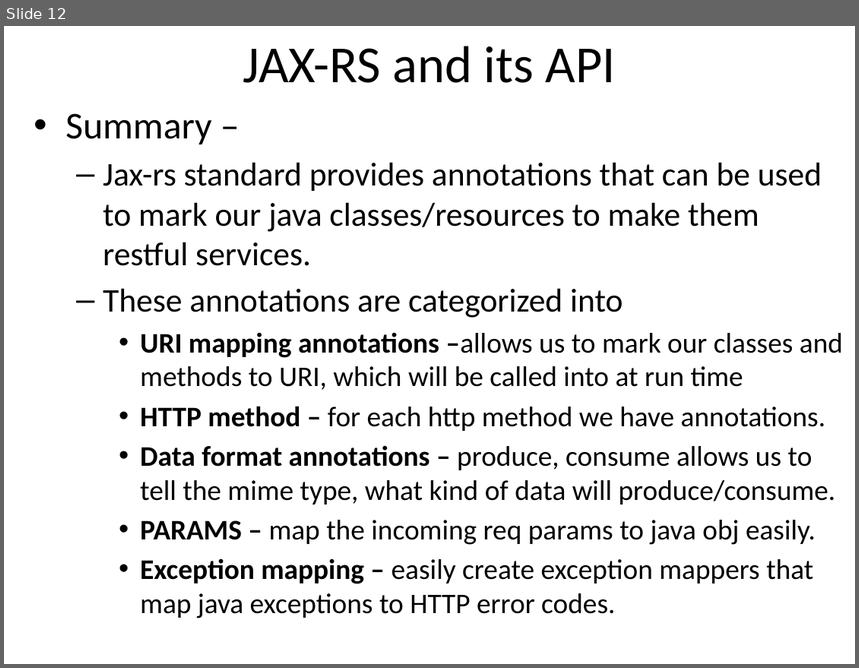
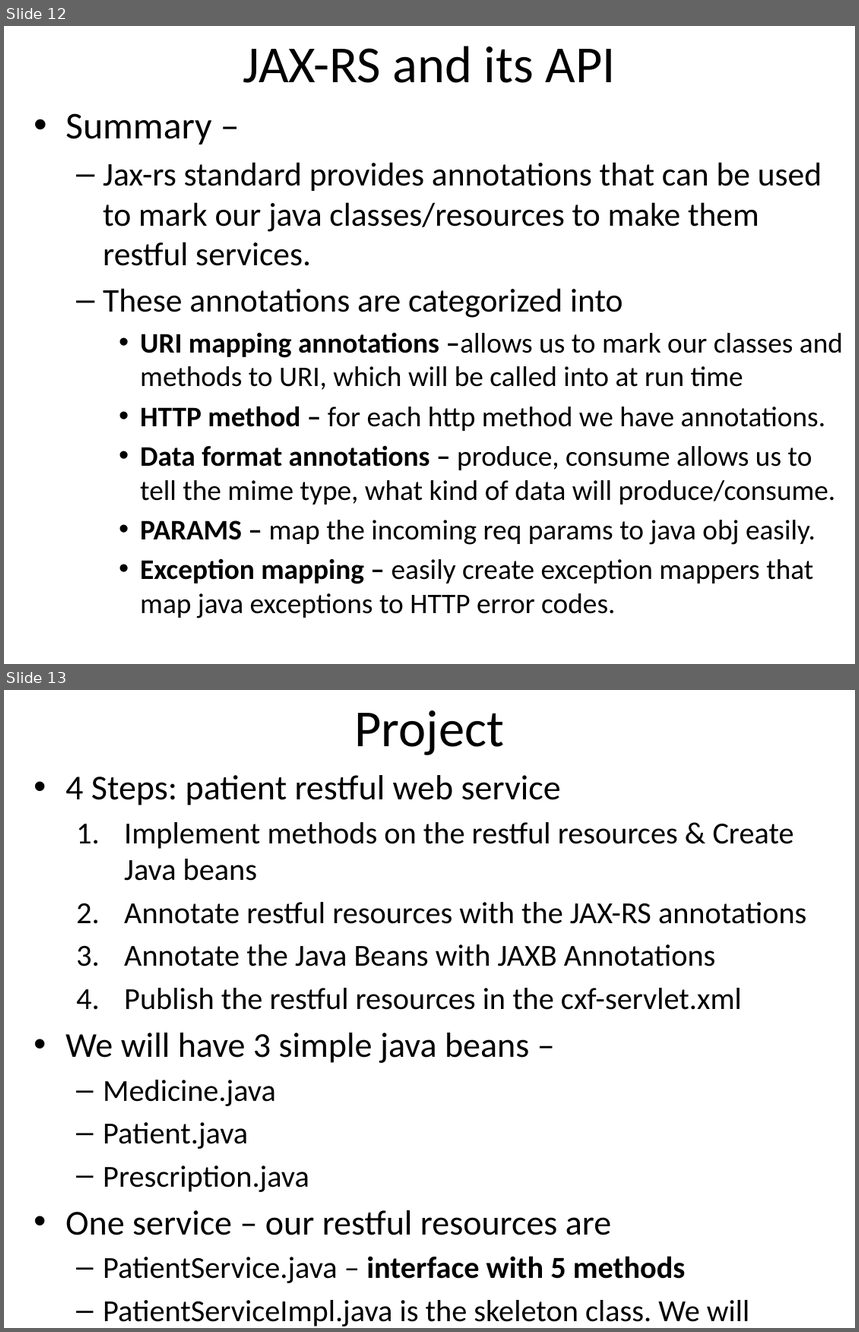
Before and after one commit to email2dorababu/SCALA_Reading, a slide deck: REST/REST_UDEMY_Section14_Implementation.pptx. Shown one above the other, each under a label of ours: slide 12 before the commit, slides 12 and 13 after it. The pictures are 859x668 and 859x1332 pixels, drawn with LibreOffice and Linux fonts; fonts in the diff are those of the drawing. Boxes give left, top, right and bottom in pixels: in the first picture for what was removed or moved away, otherwise in the second. Text is boxed around its words. In the diff, an @@ line names an element or a change of style, - is before the commit and + after.

```diff
--- a/REST/REST_UDEMY_Section14_Implementation.pptx
+++ b/REST/REST_UDEMY_Section14_Implementation.pptx
@@ slide 13 added at (4,690,855,1328), background #FFFFFF @@
@@ title added at (355,711,504,755), 44 pt, text #000000 @@
+Project
@@ text added at (66,775,807,1327), 25.9 pt, text #000000 @@
+• 4 Steps: patient restful web service
+  1. Implement methods on the restful resources & Create Java beans
+  2. Annotate restful resources with the JAX-RS annotations
+  3. Annotate the Java Beans with JAXB Annotations
+  4. Publish the restful resources in the cxf-servlet.xml
+• We will have 3 simple java beans –
+  – Medicine.java
+  – Patient.java
+  – Prescription.java
+• One service – our restful resources are
+  – PatientService.java – interface with 5 methods
+  – PatientServiceImpl.java is the skeleton class. We will implement one method at a time in this Impl.
```
Also in this commit, not shown: 4 other slides added, 1 other file.
